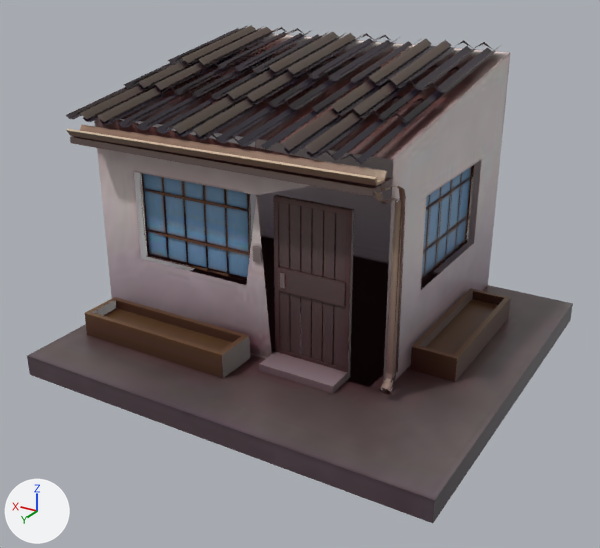
What one commit did to the glTF model static/assets/houses/mapa/casa-techo-ondulado.glb.
The view is the same before and after, from a 50 mm camera at (3.62, 9.18, 5.24) aimed at (8.9, 0.38, 0.84). Every picture has the same lights, and +X, +Y and +Z are marked at lower left. The older version comes first. Vertices at exactly the same position are counted once.

In view in the first picture: 'Base techo.001', 'Canal', 'Escalon.001', 'Material.006', 'Paredes.001', 'Piso.001', 'Puerta.001', 'Techo.001', 'Ventana.001', 'macetas.001' and 1 more.
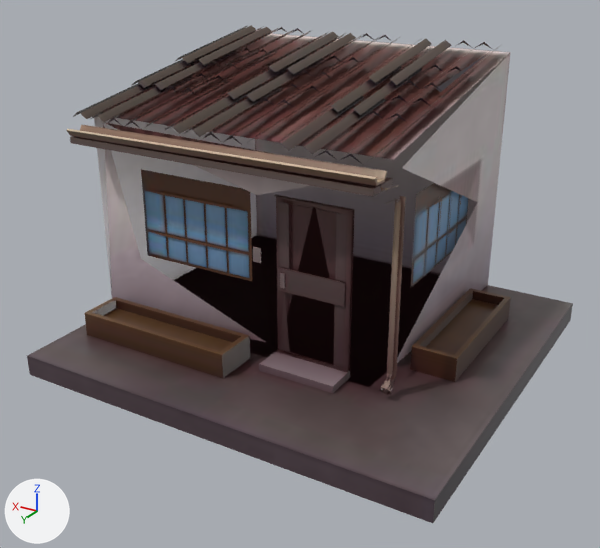
The change, as a list of edits to the scene's bpy script:
```text
Change me_mesh_008:
    used by ob_techo_001; location = (0.0, 0.0, 0.0)
    remove me_mesh_008.from_pydata(...)  # 632 vertices, 357 faces; spans x 7.35..11.88, y -2.56..1.43, z 2.79..3.61
    add me_mesh_008.from_pydata(...)  # 396 vertices, 204 faces; spans x 7.35..11.76, y -2.56..1.43, z 2.8..3.61
    me_mesh_008 part 1: 39 loose pieces with 218 vertices, spanning x 7.52..11.88, y -2.56..1.42, z 2.79..3.54, are deleted
    me_mesh_008 part 2: 16 vertices removed from x 9.89..11.56, y -2.56..1.42, z 2.79..3.5; 4 vertices added at x 9.99..11.52, y -0.71..1.41, z 2.82..3.25
    me_mesh_008 part 3: 7 vertices removed from x 7.43..8.5, y -2.56..1.42, z 2.79..3.54; 1 vertex added at x 8.46, y 1.41, z 2.82
Change me_cube_057:
    used by ob_paredes_001; location = (0.0, 0.0, 0.0)
    remove me_cube_057.from_pydata(...)  # 35 vertices, 29 faces; spans x 7.27..11.66, y -2.69..1.12, z -0.12..3.48
    add me_cube_057.from_pydata(...)  # 23 vertices, 16 faces; spans x 7.27..11.66, y -2.69..1.12, z -0.12..3.48
    me_cube_057 part 4: the loose piece of 4 vertices spanning x 9.26..11.03, y 0.98, z 0.87..2.12 is deleted
    me_cube_057 part 5: the loose piece of 4 vertices spanning x 7.41, y -1.83..0.11, z 0.87..2.12 is deleted
    me_cube_057 part 6: 6 vertices removed from x 7.27, y -1.83..1.12, z -0.12..2.82; 3 vertices added at x 7.27, y -1.83..0.89, z 0.13..2.67
    me_cube_057 part 7: 2 vertices removed from x 8.88..9.26, y 1.12, z -0.12..0.87; 1 vertex added at x 8.97, y 1.12, z 0.13
    me_cube_057 part 8: 1 vertex removed from x 11.03, y 1.12, z 2.12; 1 vertex added at x 11.5, y 1.12, z 2.73
Change me_cube_066:
    used by ob_puerta_001; location = (0.0, 0.0, 0.0)
    remove me_cube_066.from_pydata(...)  # 104 vertices, 69 faces; spans x 7.8..8.88, y 0.98..1.06, z -0.04..2.12
    add me_cube_066.from_pydata(...)  # 65 vertices, 39 faces; spans x 7.8..8.88, y 0.98..1.06, z -0.04..2.12
    me_cube_066 part 9: 8 loose pieces with 34 vertices, spanning x 8.03..8.65, y 1.0..1.03, z 0.02..2.06, are deleted
    me_cube_066 part 10
    10 vertices are removed from x 7.8..8.88, y 0.98..1.05, z -0.04..2.12
    27 faces are deleted
    1 vertex moves within x 8.66, y 1.03, z 0.88
    5 vertices are added at (8.87, 1.05, -0.04), (8.74, 1.03, 0.88), (8.83, 1.05, 2.12), (8.81, 1.06, 1.19), (7.86, 1.06, 1.19)
    14 new faces join them
Change me_cube_069:
    used by ob_ventana_001; location = (0.0, 0.0, 0.0)
    remove me_cube_069.from_pydata(...)  # 231 vertices, 134 faces; spans x 7.37..11.03, y -1.84..1.03, z 0.87..2.12
    add me_cube_069.from_pydata(...)  # 132 vertices, 76 faces; spans x 7.38..11.03, y -1.84..1.03, z 0.87..2.12
    me_cube_069 part 11: 17 loose pieces with 66 vertices, spanning x 7.37..10.99, y -1.84..1.03, z 0.87..2.1, are deleted
    me_cube_069 part 12: 25 vertices removed from x 7.37..7.41, y -1.84..0.11, z 0.87..2.12; 4 vertices added at x 7.38, y -1.42..-0.32, z 1.26..1.85
    me_cube_069 part 13: 13 vertices removed from x 9.26..11.03, y 0.98..1.03, z 0.87..2.12; 1 vertex added at x 9.95, y 1.0, z 2.12
```

Boxes [x1, y1, x2, y2] around the edits, measured in the pictures (600 x 548 px; the box of a moved part takes in the faces that stretch with it):
'Paredes.001', reshaped: before [94, 34, 510, 387]; after [94, 33, 510, 387]
'Techo.001', reshaped: before [66, 25, 501, 165]; after [73, 25, 501, 164]
'Ventana.001', reshaped: before [140, 165, 474, 282]; after [141, 169, 469, 287]
'Puerta.001', reshaped: before [273, 195, 355, 373]; after [274, 195, 355, 373]
part 1 of me_mesh_008, deleted: before [66, 28, 476, 165]
part 2 of me_mesh_008, cut back: before [175, 38, 338, 137]; after [222, 38, 336, 110]
part 3 of me_mesh_008, cut back: before [284, 47, 496, 154]; after [333, 105, 354, 120]
part 4 of me_cube_057, deleted (mostly hidden): before [141, 173, 247, 280]
part 5 of me_cube_057, deleted (mostly hidden): before [421, 171, 471, 279]
part 6 of me_cube_057, moved or reshaped: before [383, 53, 510, 381]; after [397, 53, 510, 363]
part 7 of me_cube_057, moved or reshaped: before [121, 197, 272, 359]; after [121, 259, 265, 342]
part 8 of me_cube_057, moved or reshaped: before [96, 118, 255, 257]; after [103, 123, 310, 299]
part 9 of me_cube_066, deleted: before [290, 204, 335, 364]
part 10 of me_cube_066, cut back: before [273, 195, 355, 373]; after [274, 195, 354, 373]
part 11 of me_cube_069, deleted: before [143, 167, 473, 277]
part 12 of me_cube_069, reshaped: before [421, 165, 474, 282]; after [431, 198, 459, 234]
part 13 of me_cube_069, cut back: before [140, 174, 234, 278]; after [154, 172, 203, 182]
